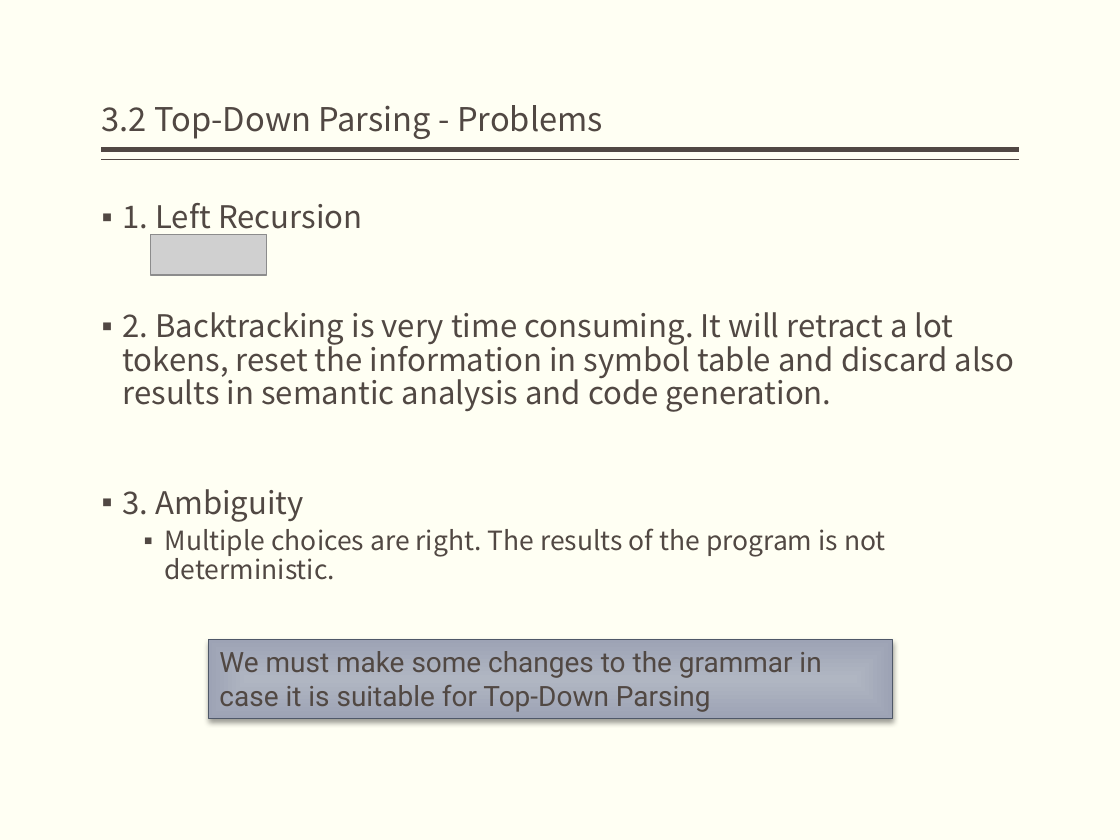
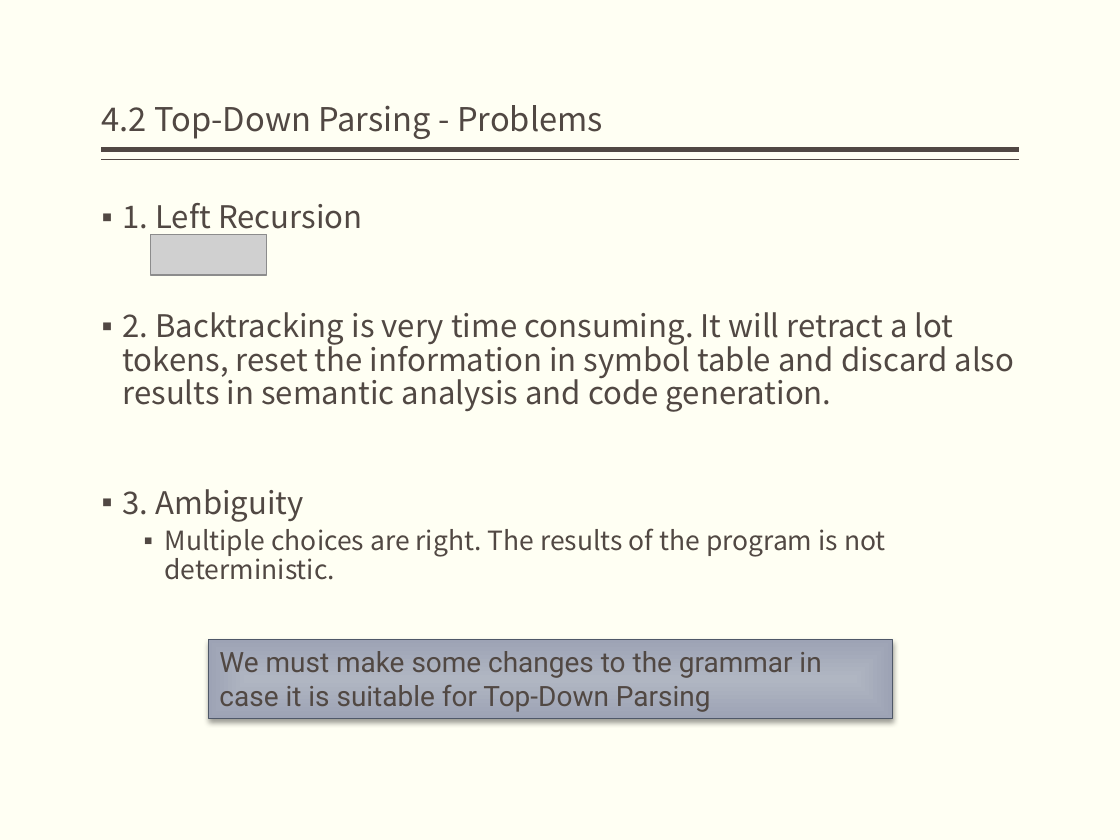
Before and after one commit to bonkboykz/jz81.github.io, a slide deck: slide 9 of course/compiler/LectureNotes/(Spring2017)Lecture4.pptx. Drawn at 1120x840 pixels with LibreOffice and Linux fonts; fonts in the diff are those of the drawing; grey boxes stand for pictures. Boxes give left, top, right and bottom in pixels: in the first picture for what was removed or moved away, otherwise in the second. Text is boxed around its words. In the diff, an @@ line names an element or a change of style, - is before the commit and + after.

```diff
--- a/course/compiler/LectureNotes/(Spring2017)Lecture4.pptx
+++ b/course/compiler/LectureNotes/(Spring2017)Lecture4.pptx
@@ title at (102,105,603,139): text changed @@
-3.2 Top-Down Parsing - Problems
+4.2 Top-Down Parsing - Problems
```
Also in this commit, not shown: 26 other slides changed, 3 slides added.
